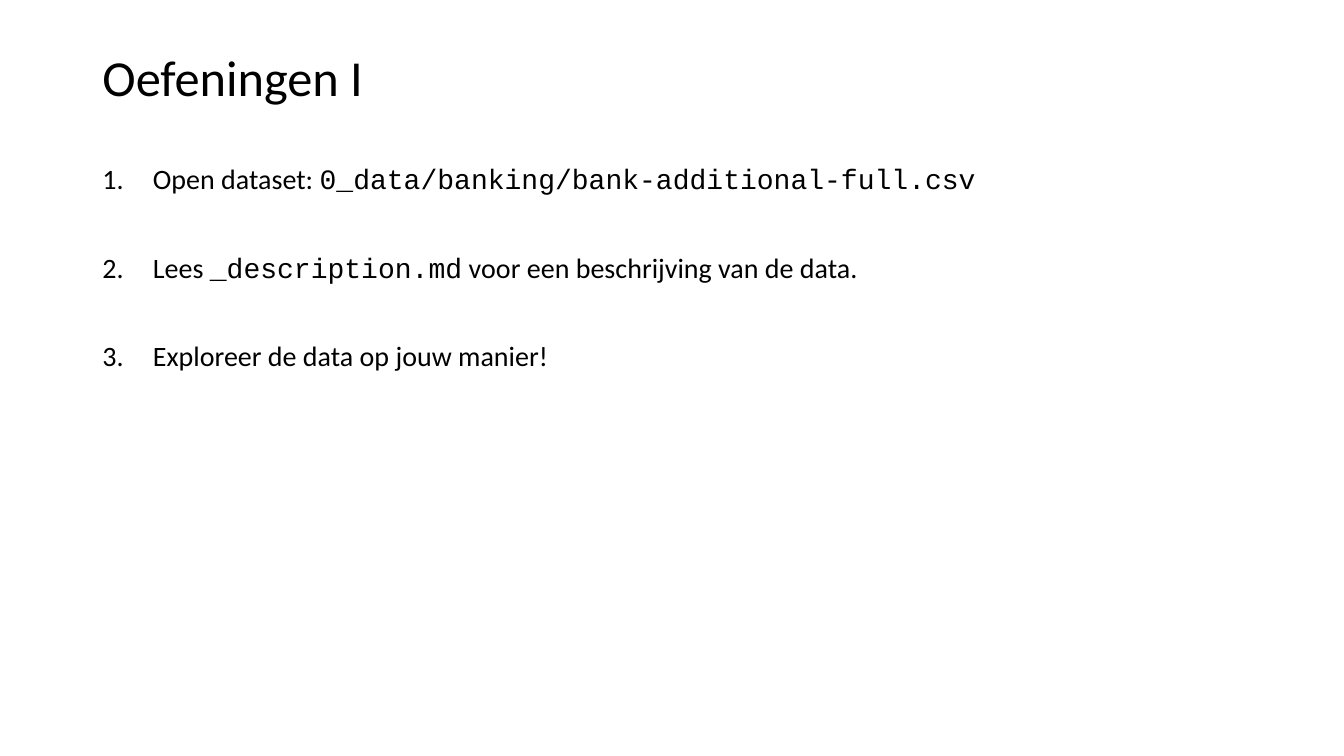
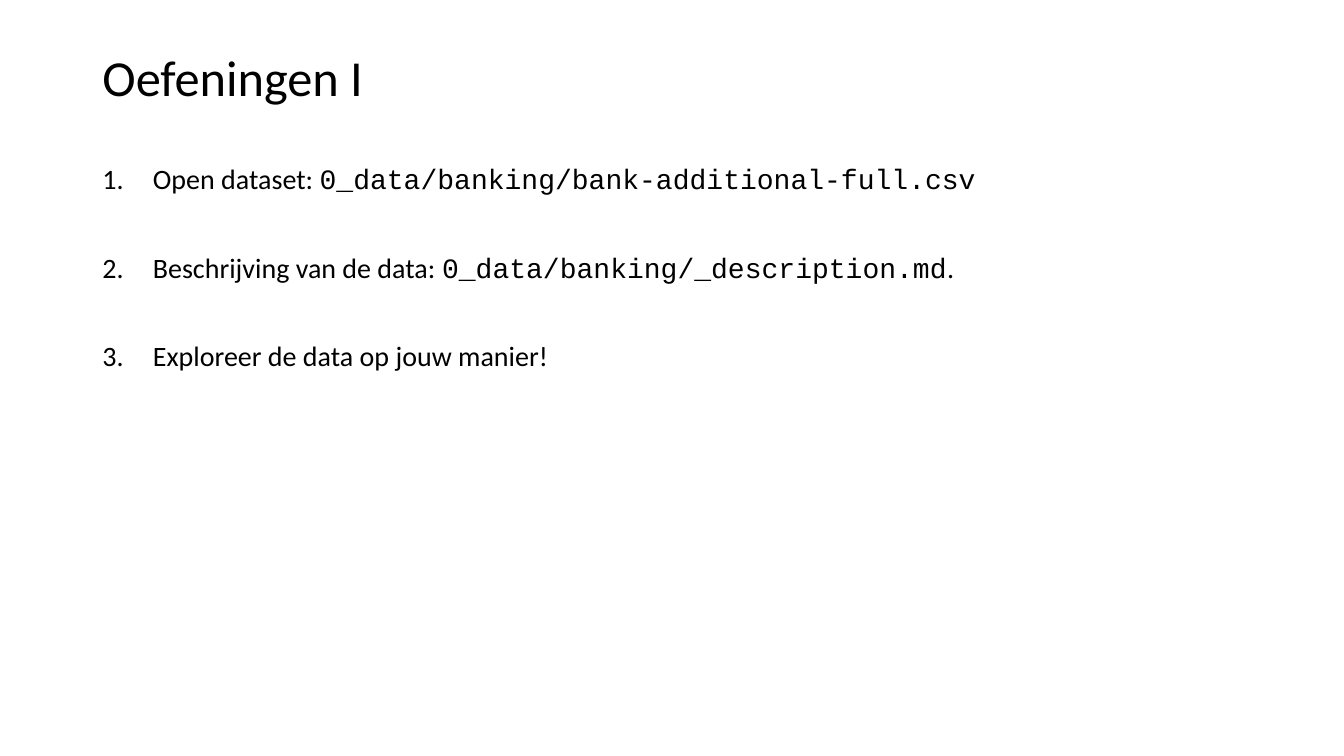
Before and after one commit to LFKoning/knowledge-sharing, a slide deck: slide 9 of python_trainees/4_scikit_learn/python_traineeship_4.pptx. Drawn at 1344x756 pixels with LibreOffice and Linux fonts; fonts in the diff are those of the drawing. Boxes give left, top, right and bottom in pixels: in the first picture for what was removed or moved away, otherwise in the second. Text is boxed around its words. In the diff, an @@ line names an element or a change of style, - is before the commit and + after.

```diff
--- a/python_trainees/4_scikit_learn/python_traineeship_4.pptx
+++ b/python_trainees/4_scikit_learn/python_traineeship_4.pptx
@@ text at <box>153,258,954,284</box>: text changed; font Calibri to Courier New @@
-2. Lees _description.md voor een beschrijving van de data.
+2. Beschrijving van de data: 0_data/banking/_description.md.
```
Also in this commit, not shown: 10 other slides changed, 3 slides added, 1 slide removed, 12 other files.
